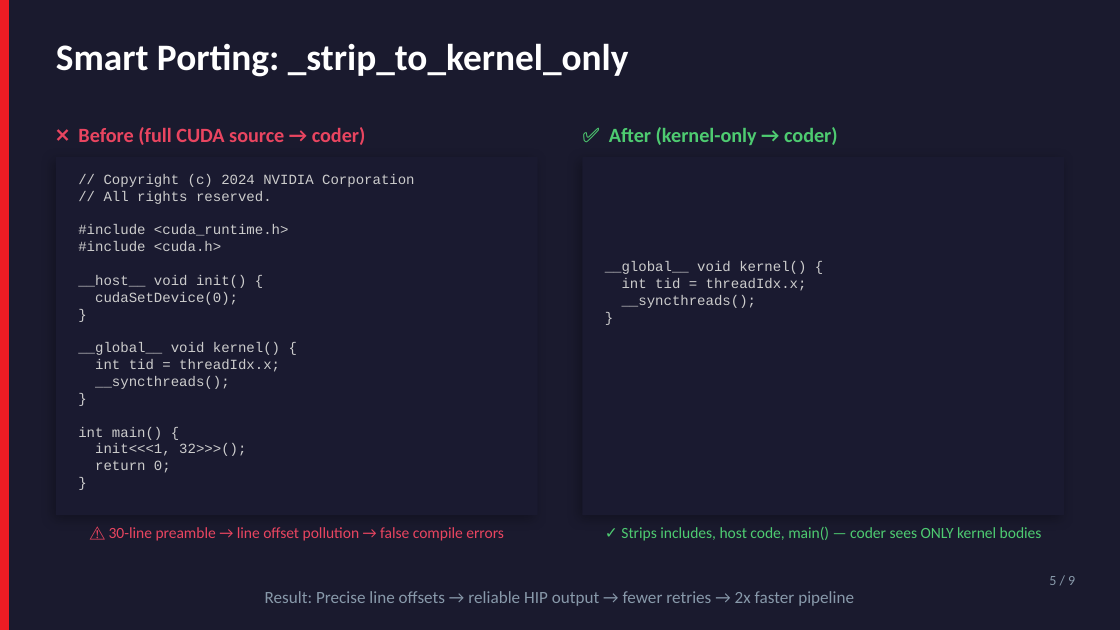
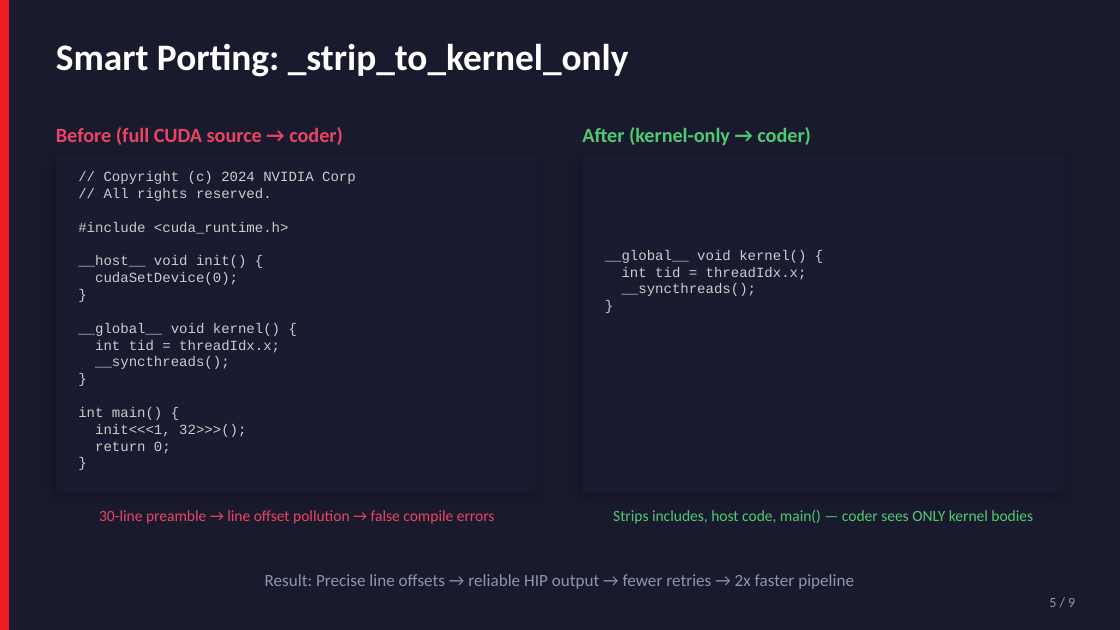
Before and after one commit to indrad3v4/Kernel-Olympics, a slide deck: slide 5 of slides/KernelOlympics_Deck.pptx. Drawn at 1120x630 pixels with LibreOffice and Linux fonts; fonts in the diff are those of the drawing. Boxes give left, top, right and bottom in pixels: in the first picture for what was removed or moved away, otherwise in the second. Text is boxed around its words. In the diff, an @@ line names an element or a change of style, - is before the commit and + after.

```diff
--- a/slides/KernelOlympics_Deck.pptx
+++ b/slides/KernelOlympics_Deck.pptx
@@ text at [56,127,343,145]: text changed @@
-❌ Before (full CUDA source → coder)
+Before (full CUDA source → coder)
@@ text at [582,127,811,145]: text changed @@
-✅ After (kernel-only → coder)
+After (kernel-only → coder)
@@ rectangle: place and size @@
-rectangle at [56,157,538,515]
+rectangle at [56,157,538,493]
@@ rectangle at [56,157,538,493]: shadow changed @@
@@ text at [104,171,356,184]: text changed @@
-// Copyright (c) 2024 NVIDIA Corporation
+// Copyright (c) 2024 NVIDIA Corp
@@ rectangle at [582,157,1064,493]: shadow changed @@
@@ rectangle: place and size @@
-rectangle at [582,157,1064,515]
+rectangle at [582,157,1064,493]
@@ text "__global__ void kernel() {": place and size @@
-text "__global__ void kernel() {" at [605,261,807,308]
+text "__global__ void kernel() {" at [605,250,807,296]
@@ text at [78,241,221,251]: paragraph removed @@
-#include <cuda.h>
@@ text at [99,510,495,524]: text changed @@
-⚠️ 30-line preamble → line offset pollution → false compile errors
+30-line preamble → line offset pollution → false compile errors
@@ text at [613,510,1033,524]: text changed @@
-✓ Strips includes, host code, main() — coder sees ONLY kernel bodies
+Strips includes, host code, main() — coder sees ONLY kernel bodies
@@ text "Result: Precise line offsets → ...": place and size @@
-text "Result: Precise line offsets → ..." at [265,591,854,606]
+text "Result: Precise line offsets → ..." at [265,574,854,589]
@@ text "5 / 9": place and size @@
-text "5 / 9" at [1049,576,1075,585]
+text "5 / 9" at [1049,598,1075,607]
```
Also in this commit, not shown: 8 other slides changed, 3 other files.
